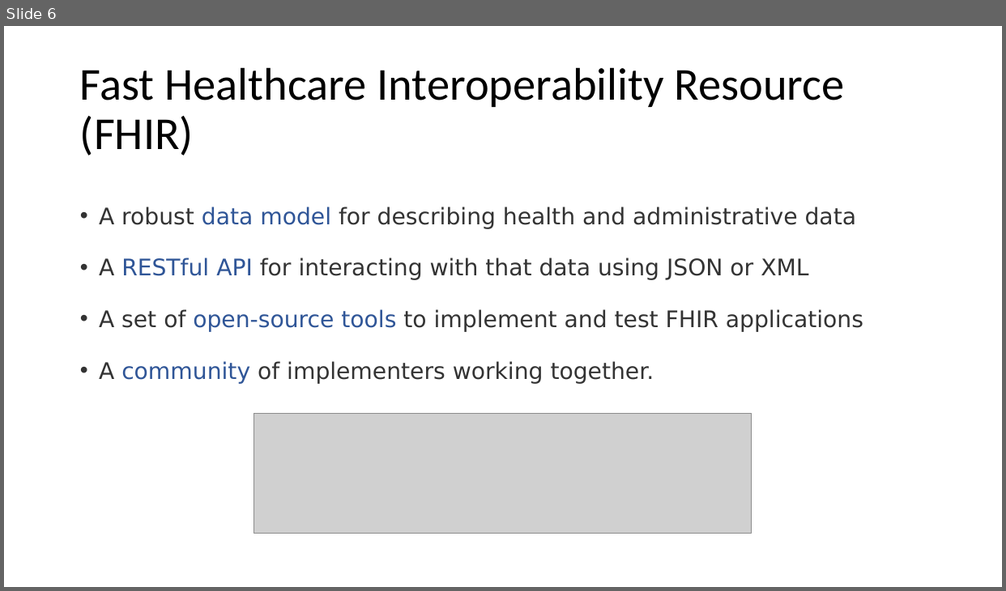
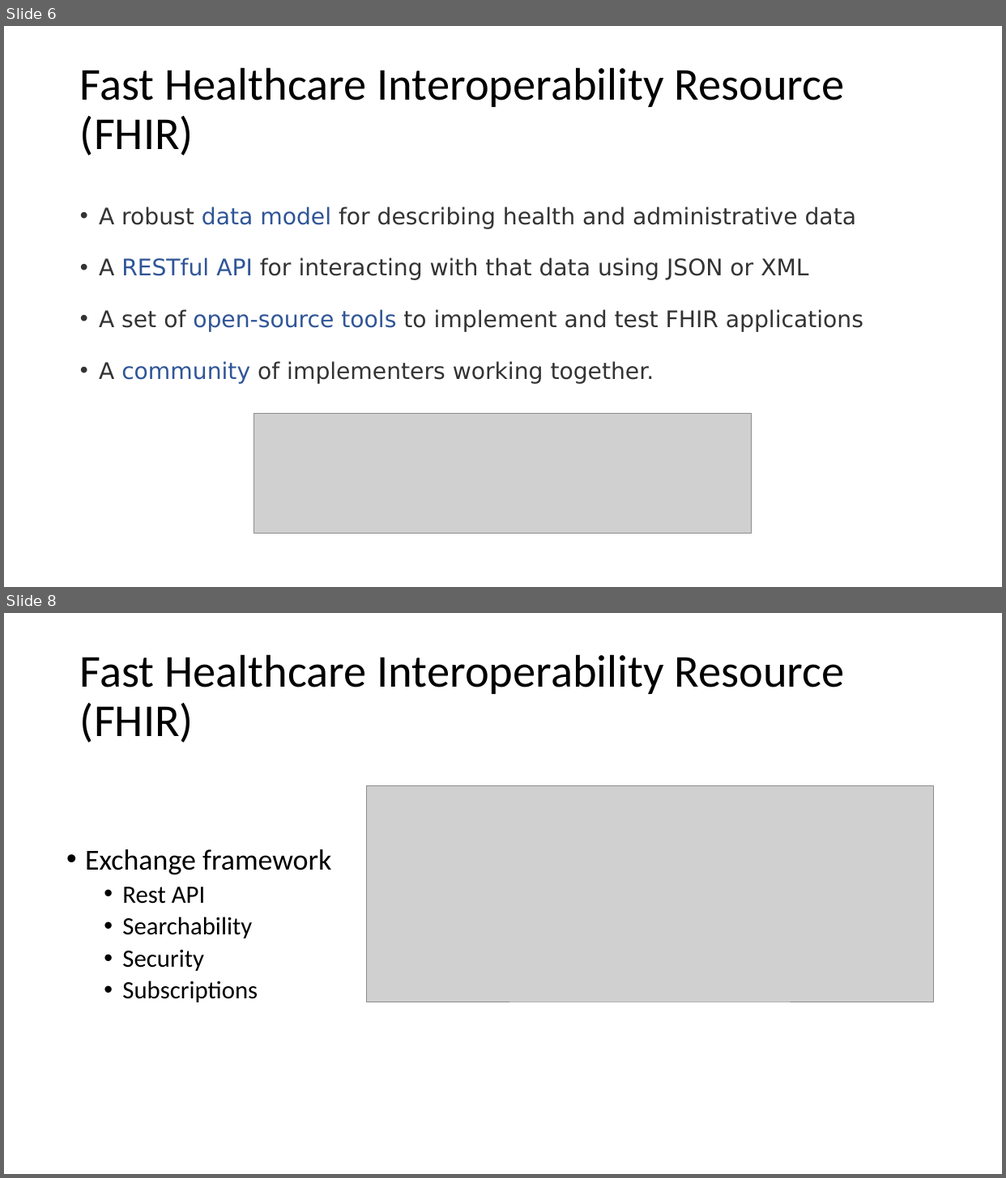
Before and after one commit to sharvkk/cotiviti-summer-internship, a slide deck: Interoperability Technology in Healthcare.pptx. Shown one above the other, each under a label of ours: slide 6 before the commit, slides 6 and 8 after it; the slides between them are not shown. The pictures are 1006x591 and 1006x1178 pixels, drawn with LibreOffice and Linux fonts; fonts in the diff are those of the drawing; grey boxes stand for pictures. Boxes give left, top, right and bottom in pixels: in the first picture for what was removed or moved away, otherwise in the second. Text is boxed around its words. In the diff, an @@ line names an element or a change of style, - is before the commit and + after.

```diff
--- a/Interoperability Technology in Healthcare.pptx
+++ b/Interoperability Technology in Healthcare.pptx
@@ slide 8 added at (4,613,1002,1174), background #FFFFFF @@
@@ title added at (80,654,845,743), 44 pt, text #000000 @@
+Fast Healthcare Interoperability Resource (FHIR)
@@ picture added at (366,786,934,1002) @@
@@ text added at (85,850,331,1003), 24 pt, text #000000 @@
+• Exchange framework
+  • Rest API
+  • Searchability
+  • Security
+  • Subscriptions
```
Also in this commit, not shown: 4 slides changed, 6 other slides added.
